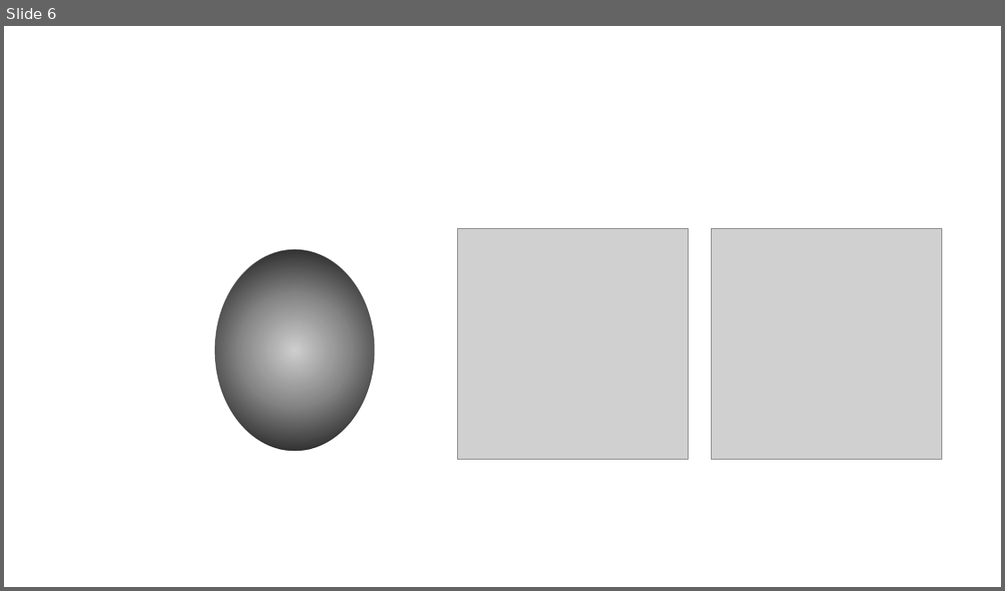
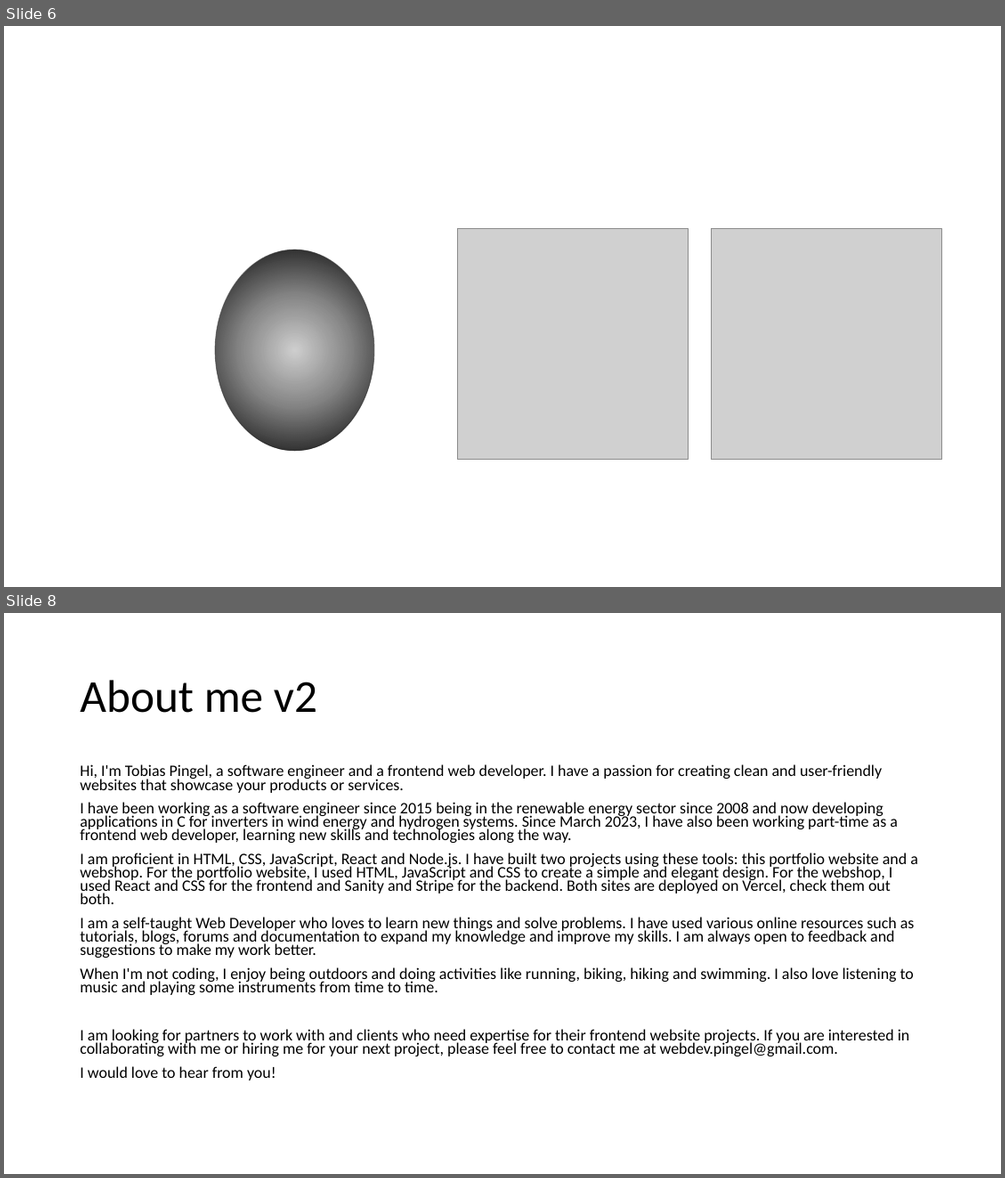
Before and after one commit to topengl/JsCssLanding, a slide deck: images/pictures.pptx. Shown one above the other, each under a label of ours: slide 6 before the commit, slides 6 and 8 after it; the slides between them are not shown. The pictures are 1005x591 and 1005x1178 pixels, drawn with LibreOffice and Linux fonts; fonts in the diff are those of the drawing; grey boxes stand for pictures. Boxes give left, top, right and bottom in pixels: in the first picture for what was removed or moved away, otherwise in the second. Text is boxed around its words. In the diff, an @@ line names an element or a change of style, - is before the commit and + after.

Commit message:
adding about me text, skills, experience, education links for the whole box, not just the clickable button add github and linkedin links add message while send change styling: - variables for colors - underlined links in about me section are now text decoration - not using hover to discover content anymore, because on touchscreens the user does not have control for hover -

```diff
--- a/images/pictures.pptx
+++ b/images/pictures.pptx
@@ slide 8 added at <box>4,613,1001,1174</box>, background #FFFFFF @@
@@ title added at <box>80,680,317,713</box>, 44 pt, text #000000 @@
+About me v2
@@ text added at <box>80,764,918,1080</box>, 15.4 pt, text #000000 @@
+Hi, I'm Tobias Pingel, a software engineer and a frontend web developer. I have a passion for creating clean and user-friendly websites that showcase your products or services.
+I have been working as a software engineer since 2015 being in the renewable energy sector since 2008 and now developing applications in C for inverters in wind energy and hydrogen systems. Since March 2023, I have also been working part-time as a frontend web developer, learning new skills and technologies along the way.
+I am proficient in HTML, CSS, JavaScript, React and Node.js. I have built two projects using these tools: this portfolio website and a webshop. For the portfolio website, I used HTML, JavaScript and CSS to create a simple and elegant design. For the webshop, I used React and CSS for the frontend and Sanity and Stripe for the backend. Both sites are deployed on Vercel, check them out both.
+I am a self-taught Web Developer who loves to learn new things and solve problems. I have used various online resources such as tutorials, blogs, forums and documentation to expand my knowledge and improve my skills. I am always open to feedback and suggestions to make my work better.
+When I'm not coding, I enjoy being outdoors and doing activities like running, biking, hiking and swimming. I also love listening to music and playing some instruments from time to time.
+I am looking for partners to work with and clients who need expertise for their frontend website projects. If you are interested in collaborating with me or hiring me for your next project, please feel free to contact me at webdev.pingel@gmail.com.
+I would love to hear from you!
```
Also in this commit, not shown: 2 other slides added, 2 other files.
